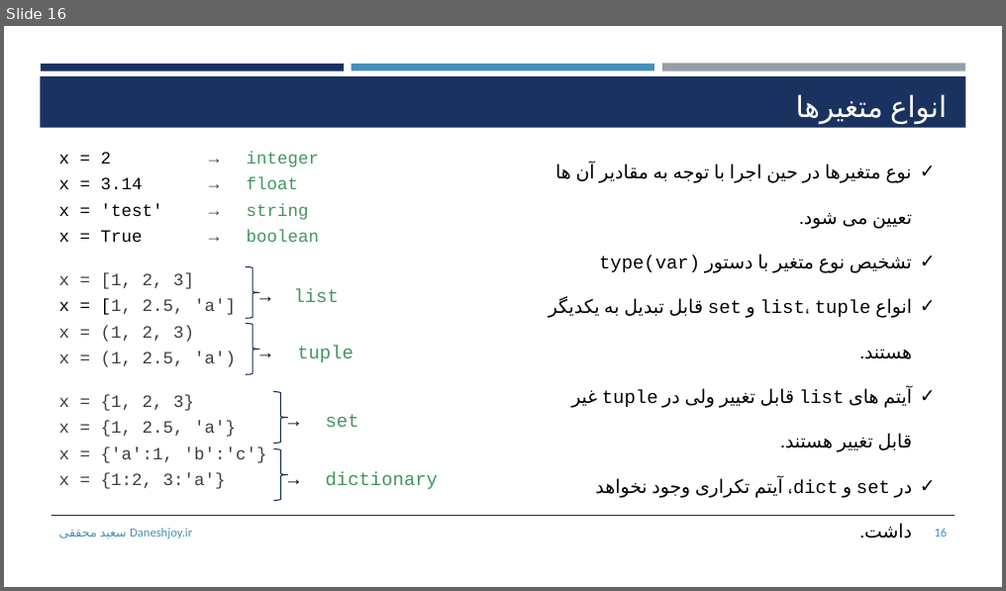
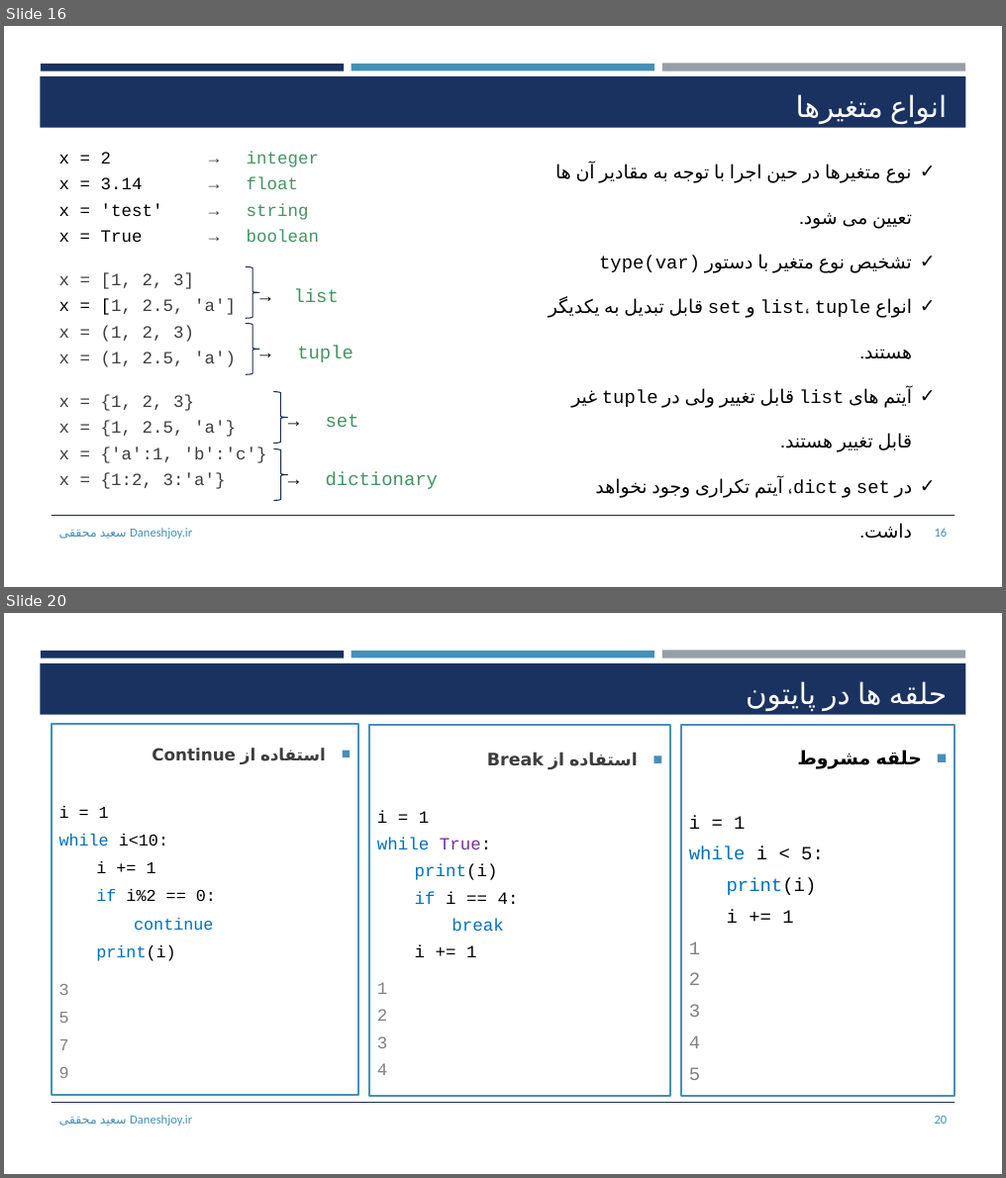
Before and after one commit to DaneshJoy/python_scientific, a slide deck: Python_Workshop.pptx. Shown one above the other, each under a label of ours: slide 16 before the commit, slides 16 and 20 after it; the slides between them are not shown. The pictures are 1006x591 and 1006x1178 pixels, drawn with LibreOffice and Linux fonts; fonts in the diff are those of the drawing. Boxes give left, top, right and bottom in pixels: in the first picture for what was removed or moved away, otherwise in the second. Text is boxed around its words. In the diff, an @@ line names an element or a change of style, - is before the commit and + after.

```diff
--- a/Python_Workshop.pptx
+++ b/Python_Workshop.pptx
@@ slide 20 added at (4, 613, 1002, 1174), background #FFFFFF; not listed: 5 template elements that a slide beside it also shows @@
@@ title added at (889, 681, 946, 704), 28 pt, text #FFFFFF @@
+حلقه ها در پایتون
@@ rectangle added at (52, 724, 358, 1095), fill #FFFFFF, outline #4590B8 1.75 pt, 16 pt, text #000000 @@
+■ استفاده از Continue
+i = 1
+while i<10:
+i += 1
+if i%2 == 0:
+continue
+print(i)
+3
+5
+7
+9
@@ rectangle added at (370, 725, 670, 1096), fill #FFFFFF, outline #4590B8 1.75 pt, 16.6 pt, text #0070C0 @@
+■ استفاده از Break
+i = 1
+while True:
+print(i)
+if i == 4:
+break
+i += 1
+1
+2
+3
+4
@@ text added at (681, 725, 954, 1096), fill #FFFFFF, outline #4590B8 1.75 pt, 18 pt, text #000000 @@
+■ حلقه مشروط
+i = 1
+while i < 5:
+print(i)
+i += 1
+1
+2
+3
+4
+5
@@ text added at (100, 1115, 192, 1126), 12 pt, text #4590B8 @@
+سعید محققی Daneshjoy.ir
@@ page number added at (935, 1116, 947, 1124), 12 pt, text #4590B8 @@
+20
```
Also in this commit, not shown: 7 slides changed, 13 other slides added.
